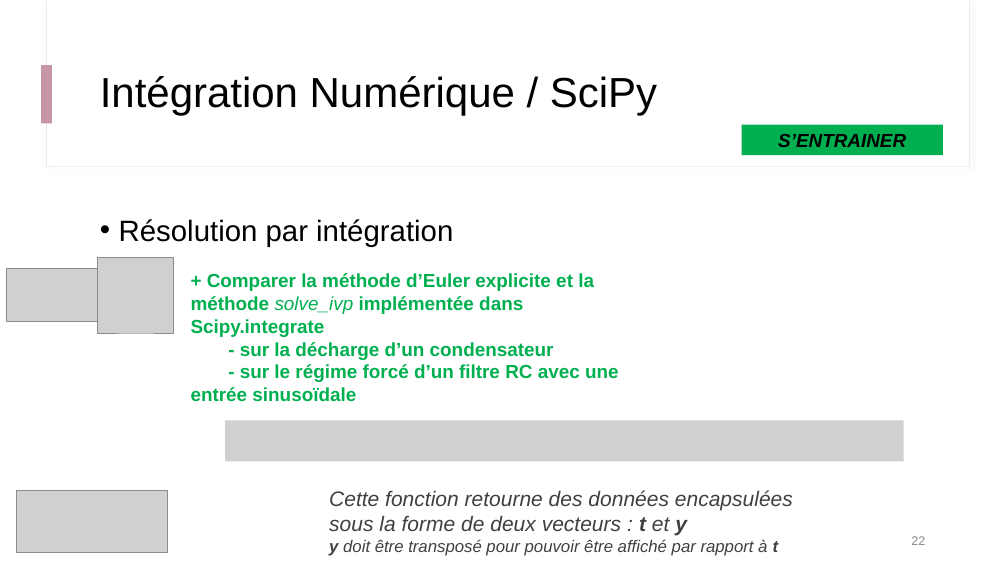
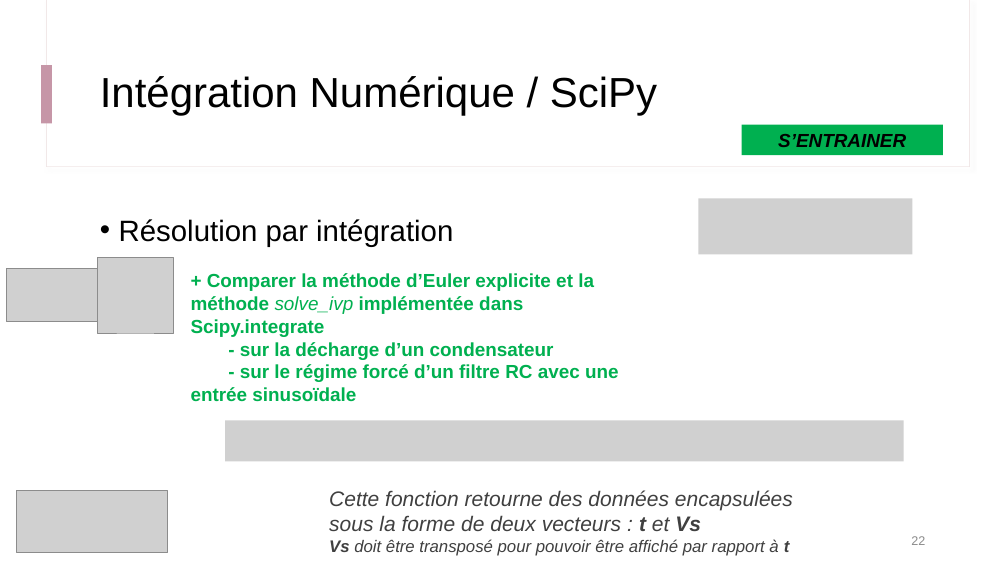
Before and after one commit to IOGS-Digital-Methods/semester-5, a slide deck: slide 22 of ONIP/onip_b1_methodes_numeriques/seance2_equation_diff/B1_s3_1_Approche_Euler.pptx. Drawn at 1008x567 pixels with LibreOffice and Linux fonts; fonts in the diff are those of the drawing; grey boxes stand for pictures. Boxes give left, top, right and bottom in pixels: in the first picture for what was removed or moved away, otherwise in the second. Text is boxed around its words. In the diff, an @@ line names an element or a change of style, - is before the commit and + after.

```diff
--- a/ONIP/onip_b1_methodes_numeriques/seance2_equation_diff/B1_s3_1_Approche_Euler.pptx
+++ b/ONIP/onip_b1_methodes_numeriques/seance2_equation_diff/B1_s3_1_Approche_Euler.pptx
@@ picture added at <box>699,198,913,254</box> @@
@@ text at <box>329,490,793,556</box>: text changed @@
-Cette fonction retourne des données encapsulées sous la forme de deux vecteurs : t et y
-y doit être transposé pour pouvoir être affiché par rapport à t
+Cette fonction retourne des données encapsulées sous la forme de deux vecteurs : t et Vs
+Vs doit être transposé pour pouvoir être affiché par rapport à t
```
Also in this commit, not shown: 4 other files.
